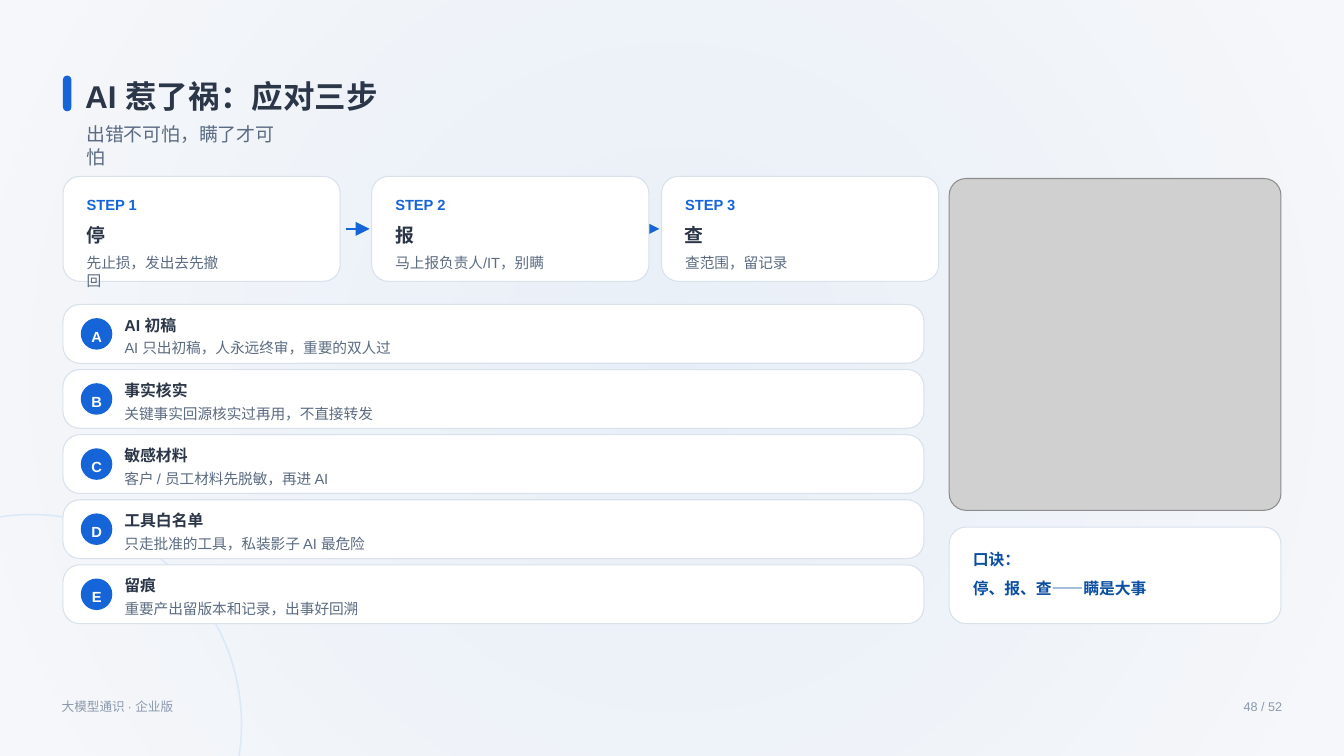
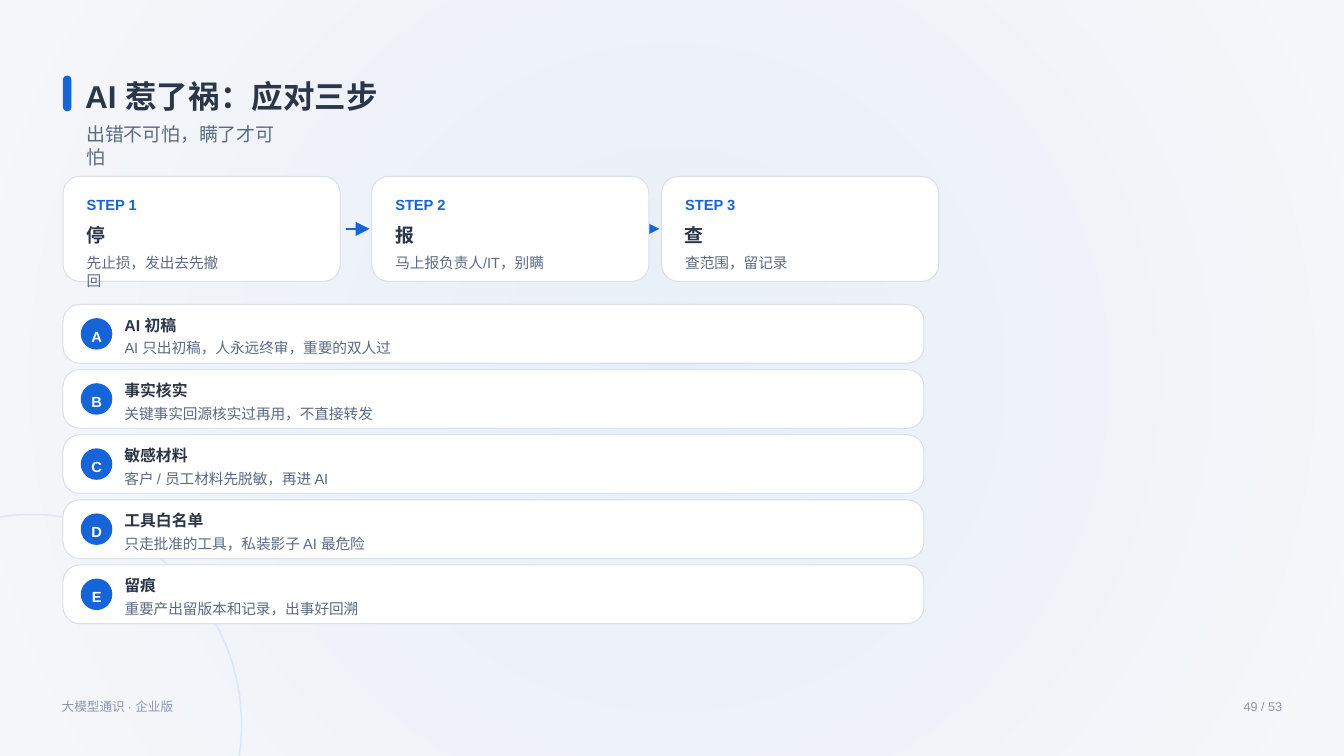
Before and after one commit to swift3000/qiyepinpeixun, a slide deck: slide 49 of 企业AI培训_交付包/初级课程_完整交付包/03_PPT课件/通用基础_PPT1_v3.pptx (slide 48 before the commit). Drawn at 1344x756 pixels with LibreOffice and Linux fonts; fonts in the diff are those of the drawing; grey boxes stand for pictures. Boxes give left, top, right and bottom in pixels: in the first picture for what was removed or moved away, otherwise in the second. Text is boxed around its words. In the diff, an @@ line names an element or a change of style, - is before the commit and + after.

```diff
--- a/企业AI培训_交付包/初级课程_完整交付包/03_PPT课件/通用基础_PPT1_v3.pptx
+++ b/企业AI培训_交付包/初级课程_完整交付包/03_PPT课件/通用基础_PPT1_v3.pptx
@@ group removed at (950, 178, 1281, 624): 2 texts, 1 picture, 1 rounded rectangle @@
-口诀：
-停、报、查——瞒是大事
@@ text at (1244, 702, 1282, 711): text changed @@
-48 / 52
+49 / 53
```
Also in this commit, not shown: 42 other slides changed, 1 slide added, 20 other files.
